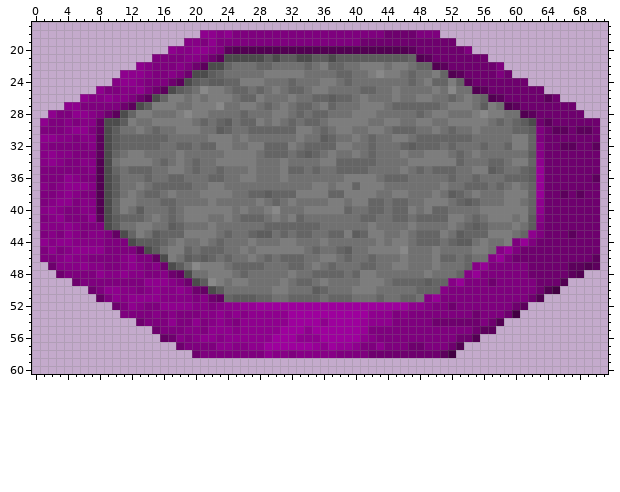
Sprite sheet, stored at RTS Game/RTS GameContent/Buildings/Refinery.png. Above: the version before the commit.
The file is 72x72 pixels. Colours within 5 levels of each other are drawn and written as one. Shown: x 0..71, y 17..60.
And afterwards:
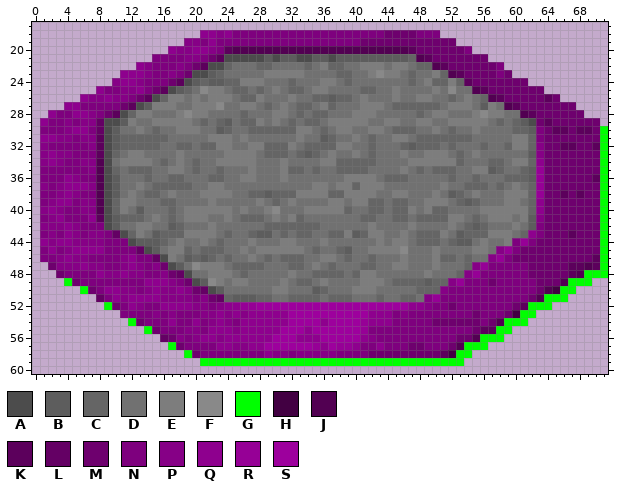
Palette (. is transparent): A #4c4c4c  B #5d5d5d  C #656565  D #717171  E #7d7d7d  F #898989  G #00ff00  H #420042  J #520052  K #5c005c  L #640064  M #6e006e  N #7e007e  P #860086  Q #8e008e  R #960096  S #9d009d
The edit:
@@ x 0..71 @@
 29 .QNNPNPPLAABEDDEEEEEDCDCBDCCEDEDCDCCDEEEEEDDEEDDEEDDEEEEEDCDCBAMKMMMMMM.
-30 .NNNPQQNLABDDEDCDDEEEDDBCDDCCCCCCEEDCDEEDDEEDCCCDDEDCDDEDDDDCCBNMKKMKKM.
-31 .QQPPNPPKABCCCCCCDDDDDEEEDEDDDDDDEDDBCDDEDCDDEEDCCCCCCCDDDDDEECNMMMMMMM.
-32 .PNNNNNPKABCCCCCDDCCDCCEEDDEECCCEDCCCCEEDDCDDDCBCCCDCDDDCDDCEECPMMKKMMK.
-33 .PQPPNNNKACDEEDDDDEDDDDDEEEEDCCCDCBCDEDDEDCDDDEDDEEEDCDEDDDDDDBPMMMMMMM.
-34 .PQPNNPPJADEEEEDCDEDCDDEEEEEDDDEDDDDEECCCCCDDDDEEEEEECDDDCCDEECQMMMMMMM.
-35 .NNNNNNPJACDCCCDDEEDCDDCDDDEDDDECCDCDDCCCCDDDDEDCDCCCDDEEBCDDCBRMMMMMMM.
-36 .NNNQPNNJABDDDCDDCCDDDCCDDEEDDDEDDDDDDDEEEEDCCCDDDDDCDDCDDDCCCBRMMMMMMK.
-37 .PNPQQQPJABDDEDCCCCCDDEEDDDDDDDDDDDEEDEECEEEDDDDDDDEDDCCCDCDEDCRMMMMMMM.
-38 .NNPQPNNJABDEDCCDEDDDEEEEDDCCBCCCEEEECCEEEEDDEEDDDEDBCDEDDDEEECRMMKMKMM.
-39 .NPQQNPPJACEEDDDCCDDDDEDDDDDEDCDEDDDDEEDEECCDCCDDEEEDCBCDDDEEDCQMMMMMMM.
-40 .PQPNNPPJACEDBDDDCDEEEEEEDEDDEFDDDEEEEECDDCCDCCEDECCDDDDEEEEEECQMMMMMMM.
-41 .NPQNNNQKABCCCDEDCDEEEDDEDCCCDEDECDDDDDDDCCDDCCDCCCCEEDCDEEEDEBPMMMMMMM.
-42 .PPPQPNNNABDDEEDDBCDDDEDDDDDDCCCCCCCDDDDDDEDDDDEDDDDEDCBCDDDEDBNMMMMMMM.
-43 .NPNQPNPPNLACEDBCCCEEEEDCDDCBBDCDCCDDCCEBCEEDDEDCCCEDBCCCEEEDCQNMMMKMMM.
-44 .QPQQPPPPNNNABBBCDEDDEDCDDDEDDDEEDDDEDDDDDDEDEEDCCCDCBBDEDDENRNMMMMMMMM.
-45 .NQNPQQQQNNNNLABDEECDCCCDDEDEEEEEEDCDDCBDDEEEEFDDDEDDDDEEDPRNMMMMMMMMMM.
-46 .NNPQPPNNNNPQNNLAEDBCBCDCDDEDCDCCCDDEEDCDDCDDDEDDDECCDCDDPRNMMMMMMMMMMK.
-47 ..MPPPQPPNNPQPNPMABDFEEEDCCCCDDDCCDEDCDDDCCDDEEDDDEDDDCPRNNNNNMMMMMKKJK.
-48 ...MNNNNQPPQPPNNPMLADDEEEDCDDDDDEDDCCCCDCEEDDDDDDEDDDCPRNNNNNNMMMMMKJ...
-49 .....MNNNNNNNNQQQPNMABFEDEEDDDDEDCCDEDDDDEEEDCCCCBCCPRNNNMNNNNNMMMJ.....
-50 .......MNQQPPNPQPPQPMLABDDDDDDEEDDDBCDDDEEEDDDDDCCCPNNNNNNNNNNNMJH......
-51 ........LNQPQQQQPPPPNPMLCBBBCCDDCCCCDCCCDDDCDDCCDPRNNNNNNNNNNNMJ........
-52 ..........MNQPNNQQQQPPNPQQRRSSSSSSSSSSSSSSSSSSSQQPNNMNNNNNNNMK..........
-53 ...........NNNNPNPNNNPPQPQPQQQQQSSSSSSSSSSQQQNPNNNNNNNNMNNNMH...........
-54 .............MNNNQNNQNPQPNQQQQQQSSSSQSSSSRQQQNNNNNMMMMMMNMJ.............
-55 ...............MNNNPPNQQQPQQQQQSSSQSSSSSSRNNNNNNNNNNNNNMKK..............
-56 ................LMPNPQQPQQQQQQSSSQQQSSSSSQPNNNNNNNNNNMMJ................
-57 ..................MNNNNQQPPQQSSSSSSRQSRRQNNQNNNMMNNNMJ..................
-58 ....................MNNNNNNNNQPPNPPPPPNNNNMMMMMMMMMKH...................
-59 ........................................................................
+30 .NNNPQQNLABDDEDCDDEEEDDBCDDCCCCCCEEDCDEEDDEEDCCCDDEDCDDEDDDDCCBNMKKMKKMG
+31 .QQPPNPPKABCCCCCCDDDDDEEEDEDDDDDDEDDBCDDEDCDDEEDCCCCCCCDDDDDEECNMMMMMMMG
+32 .PNNNNNPKABCCCCCDDCCDCCEEDDEECCCEDCCCCEEDDCDDDCBCCCDCDDDCDDCEECPMMKKMMKG
+33 .PQPPNNNKACDEEDDDDEDDDDDEEEEDCCCDCBCDEDDEDCDDDEDDEEEDCDEDDDDDDBPMMMMMMMG
+34 .PQPNNPPJADEEEEDCDEDCDDEEEEEDDDEDDDDEECCCCCDDDDEEEEEECDDDCCDEECQMMMMMMMG
+35 .NNNNNNPJACDCCCDDEEDCDDCDDDEDDDECCDCDDCCCCDDDDEDCDCCCDDEEBCDDCBRMMMMMMMG
+36 .NNNQPNNJABDDDCDDCCDDDCCDDEEDDDEDDDDDDDEEEEDCCCDDDDDCDDCDDDCCCBRMMMMMMKG
+37 .PNPQQQPJABDDEDCCCCCDDEEDDDDDDDDDDDEEDEECEEEDDDDDDDEDDCCCDCDEDCRMMMMMMMG
+38 .NNPQPNNJABDEDCCDEDDDEEEEDDCCBCCCEEEECCEEEEDDEEDDDEDBCDEDDDEEECRMMKMKMMG
+39 .NPQQNPPJACEEDDDCCDDDDEDDDDDEDCDEDDDDEEDEECCDCCDDEEEDCBCDDDEEDCQMMMMMMMG
+40 .PQPNNPPJACEDBDDDCDEEEEEEDEDDEFDDDEEEEECDDCCDCCEDECCDDDDEEEEEECQMMMMMMMG
+41 .NPQNNNQKABCCCDEDCDEEEDDEDCCCDEDECDDDDDDDCCDDCCDCCCCEEDCDEEEDEBPMMMMMMMG
+42 .PPPQPNNNABDDEEDDBCDDDEDDDDDDCCCCCCCDDDDDDEDDDDEDDDDEDCBCDDDEDBNMMMMMMMG
+43 .NPNQPNPPNLACEDBCCCEEEEDCDDCBBDCDCCDDCCEBCEEDDEDCCCEDBCCCEEEDCQNMMMKMMMG
+44 .QPQQPPPPNNNABBBCDEDDEDCDDDEDDDEEDDDEDDDDDDEDEEDCCCDCBBDEDDENRNMMMMMMMMG
+45 .NQNPQQQQNNNNLABDEECDCCCDDEDEEEEEEDCDDCBDDEEEEFDDDEDDDDEEDPRNMMMMMMMMMMG
+46 .NNPQPPNNNNPQNNLAEDBCBCDCDDEDCDCCCDDEEDCDDCDDDEDDDECCDCDDPRNMMMMMMMMMMKG
+47 ..MPPPQPPNNPQPNPMABDFEEEDCCCCDDDCCDEDCDDDCCDDEEDDDEDDDCPRNNNNNMMMMMKKJKG
+48 ...MNNNNQPPQPPNNPMLADDEEEDCDDDDDEDDCCCCDCEEDDDDDDEDDDCPRNNNNNNMMMMMKJGGG
+49 ....GMNNNNNNNNQQQPNMABFEDEEDDDDEDCCDEDDDDEEEDCCCCBCCPRNNNMNNNNNMMMJGGG..
+50 ......GMNQQPPNPQPPQPMLABDDDDDDEEDDDBCDDDEEEDDDDDCCCPNNNNNNNNNNNMJHGG....
+51 ........LNQPQQQQPPPPNPMLCBBBCCDDCCCCDCCCDDDCDDCCDPRNNNNNNNNNNNMJGGG.....
+52 .........GMNQPNNQQQQPPNPQQRRSSSSSSSSSSSSSSSSSSSQQPNNMNNNNNNNMKGGG.......
+53 ...........NNNNPNPNNNPPQPQPQQQQQSSSSSSSSSSQQQNPNNNNNNNNMNNNMHGG.........
+54 ............GMNNNQNNQNPQPNQQQQQQSSSSQSSSSRQQQNNNNNMMMMMMNMJGGG..........
+55 ..............GMNNNPPNQQQPQQQQQSSSQSSSSSSRNNNNNNNNNNNNNMKKGG............
+56 ................LMPNPQQPQQQQQQSSSQQQSSSSSQPNNNNNNNNNNMMJGGG.............
+57 .................GMNNNNQQPPQQSSSSSSRQSRRQNNQNNNMMNNNMJGGG...............
+58 ...................GMNNNNNNNNQPPNPPPPPNNNNMMMMMMMMMKHGG.................
+59 .....................GGGGGGGGGGGGGGGGGGGGGGGGGGGGGGGGG..................
 60 ........................................................................
Where, in picture pixels (left, top, right, bottom), the same in both pictures:
added: (64, 126, 608, 366)
